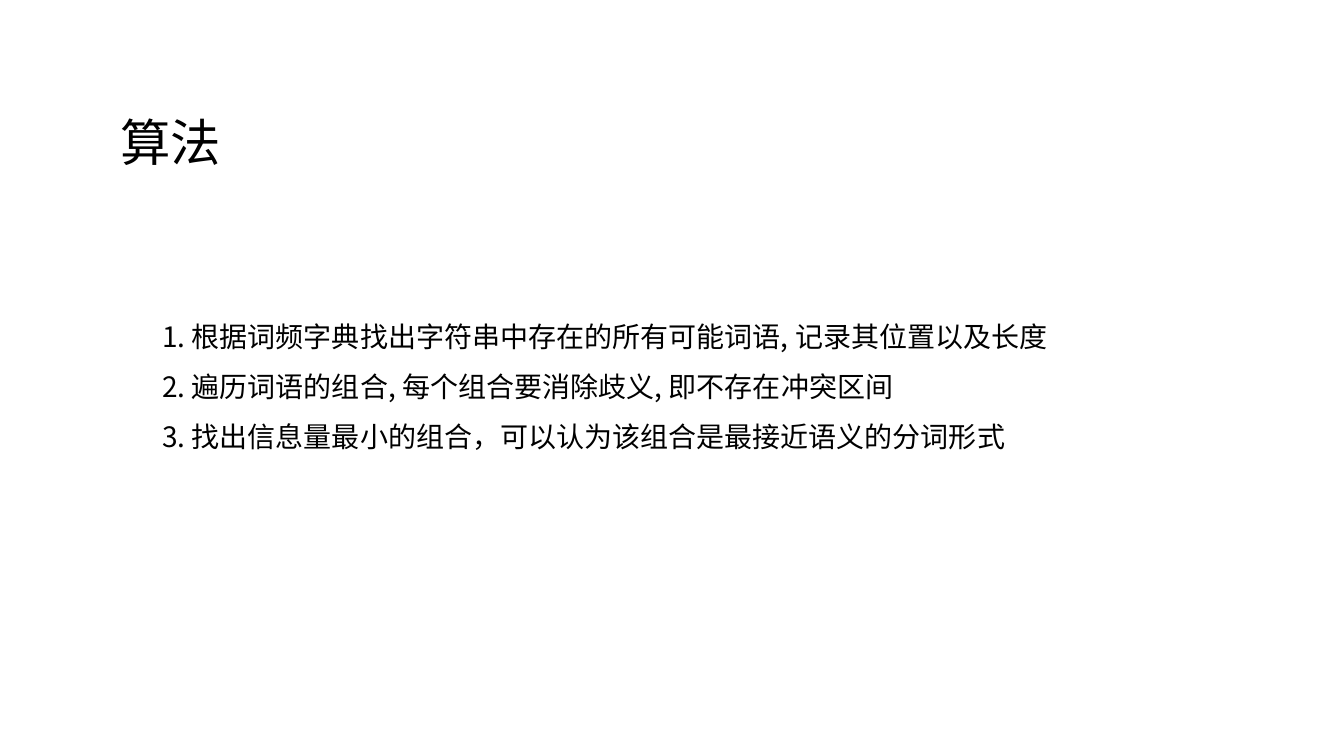
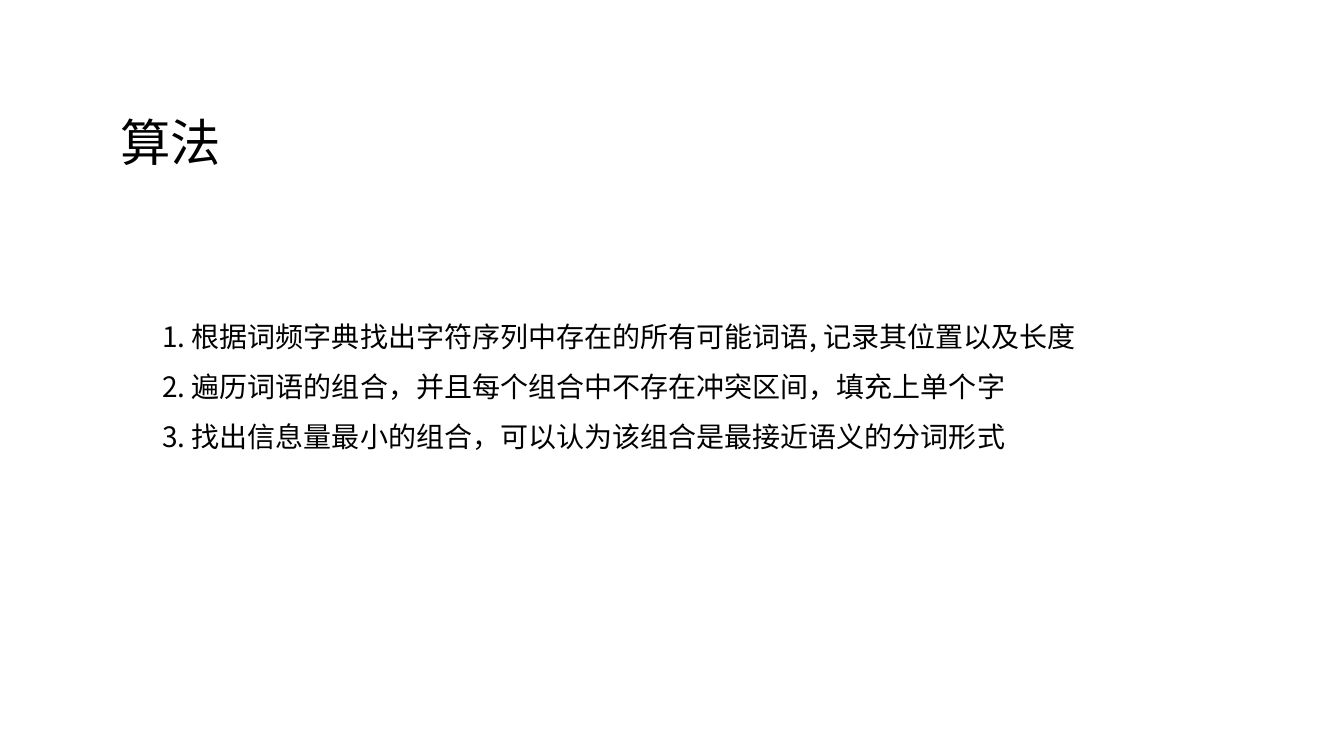
Before and after one commit to MU001999/maaath, a slide deck: slide 8 of docs/数据结构.pptx. Drawn at 1344x756 pixels with LibreOffice and Linux fonts; fonts in the diff are those of the drawing. Boxes give left, top, right and bottom in pixels: in the first picture for what was removed or moved away, otherwise in the second. Text is boxed around its words. In the diff, an @@ line names an element or a change of style, - is before the commit and + after.

```diff
--- a/docs/数据结构.pptx
+++ b/docs/数据结构.pptx
@@ text at (162, 323, 1075, 400): text changed @@
-1. 根据词频字典找出字符串中存在的所有可能词语, 记录其位置以及长度
-2. 遍历词语的组合, 每个组合要消除歧义, 即不存在冲突区间
+1. 根据词频字典找出字符序列中存在的所有可能词语, 记录其位置以及长度
+2. 遍历词语的组合，并且每个组合中不存在冲突区间，填充上单个字
```
Also in this commit, not shown: 2 other slides changed, 1 other file.
